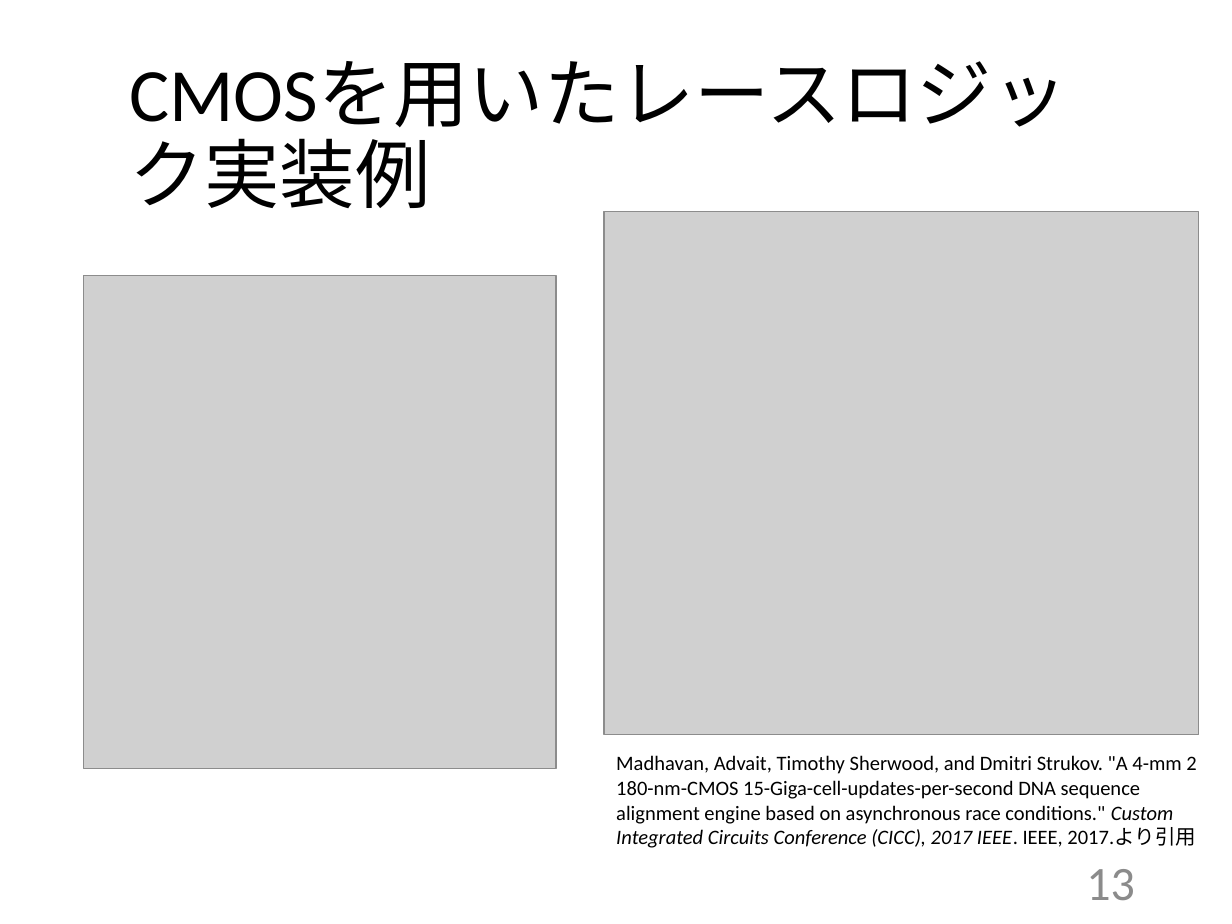
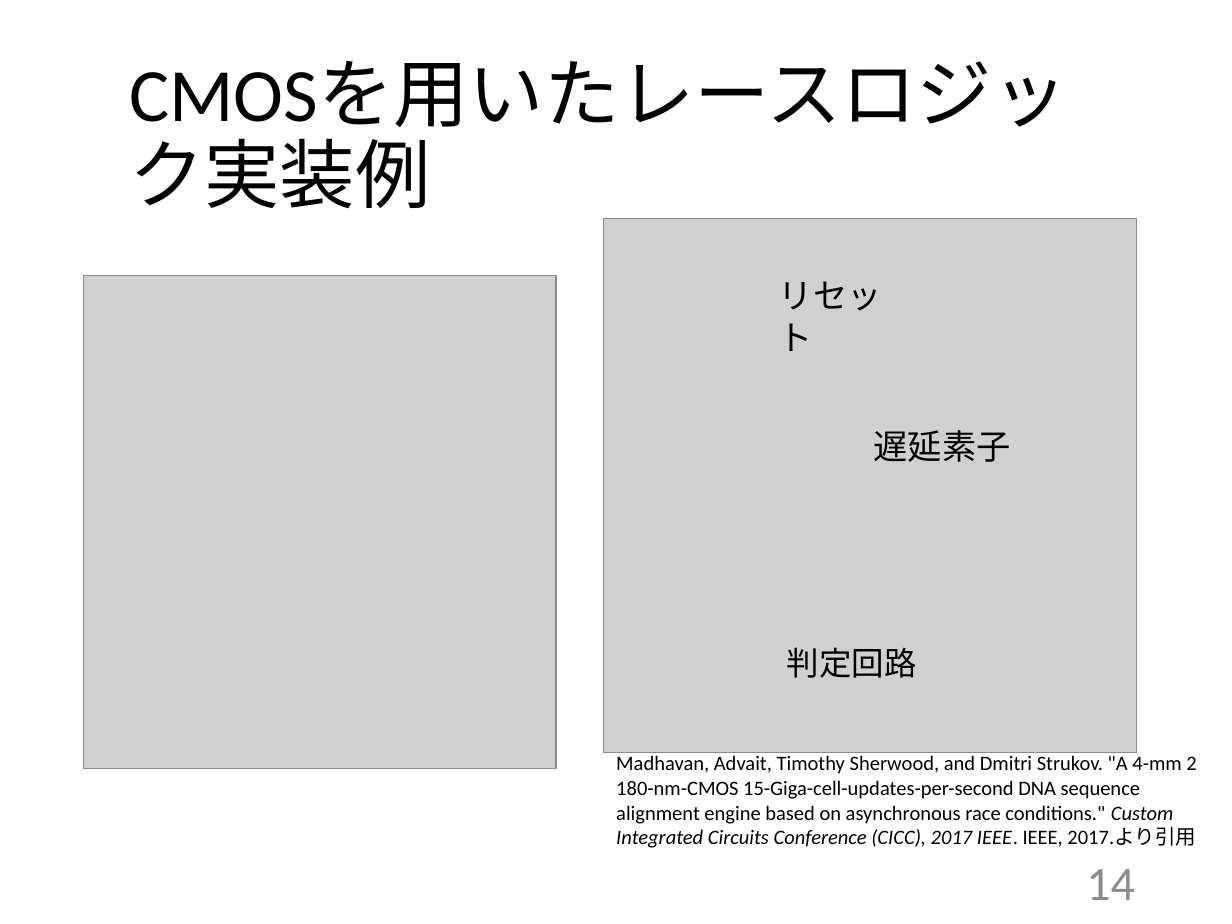
Before and after one commit to ArinanirA/ThesisFY2017M_RinaAsai, a slide deck: slide 15 of 修論発表rina.pptx (slide 14 before the commit). Drawn at 1232x924 pixels with LibreOffice and Linux fonts; fonts in the diff are those of the drawing; grey boxes stand for pictures. Boxes give left, top, right and bottom in pixels: in the first picture for what was removed or moved away, otherwise in the second. Text is boxed around its words. In the diff, an @@ line names an element or a change of style, - is before the commit and + after.

```diff
--- a/修論発表rina.pptx
+++ b/修論発表rina.pptx
@@ picture: place and size @@
-picture at box(604, 212, 1199, 734)
+picture at box(604, 219, 1137, 753)
@@ text added at box(779, 281, 882, 351), 20 pt, text #000000 @@
+リセット
@@ text added at box(874, 430, 1011, 462), 20 pt, text #000000 @@
+遅延素子
@@ picture added at box(896, 570, 968, 649) @@
@@ text added at box(787, 647, 917, 678), 19 pt, text #000000 @@
+判定回路
@@ page number at box(1086, 869, 1134, 900): text changed @@
-13
+14
```
Also in this commit, not shown: 15 other slides changed, 11 slides added, 8 slides removed, 5 other files.
